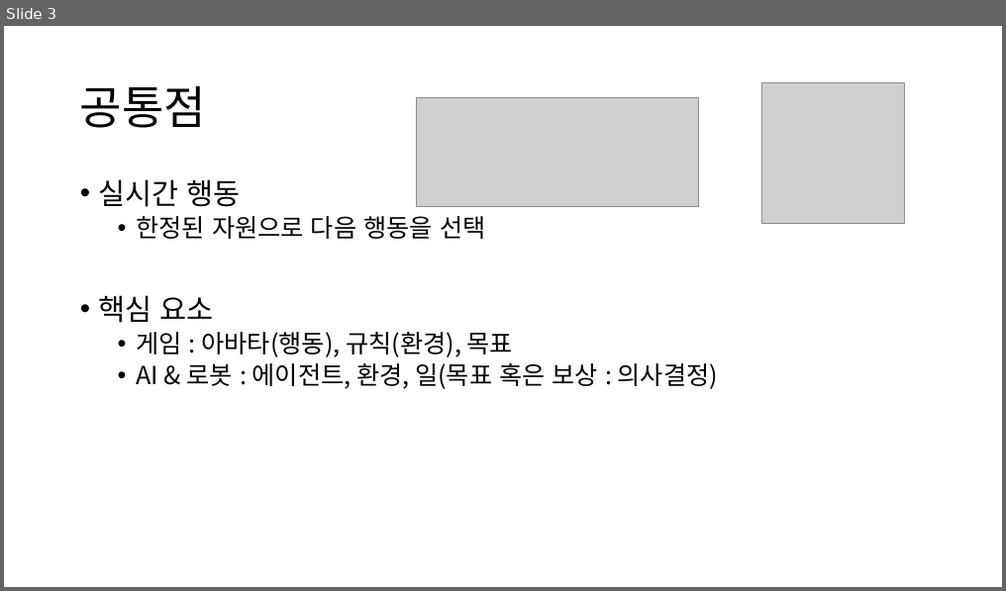
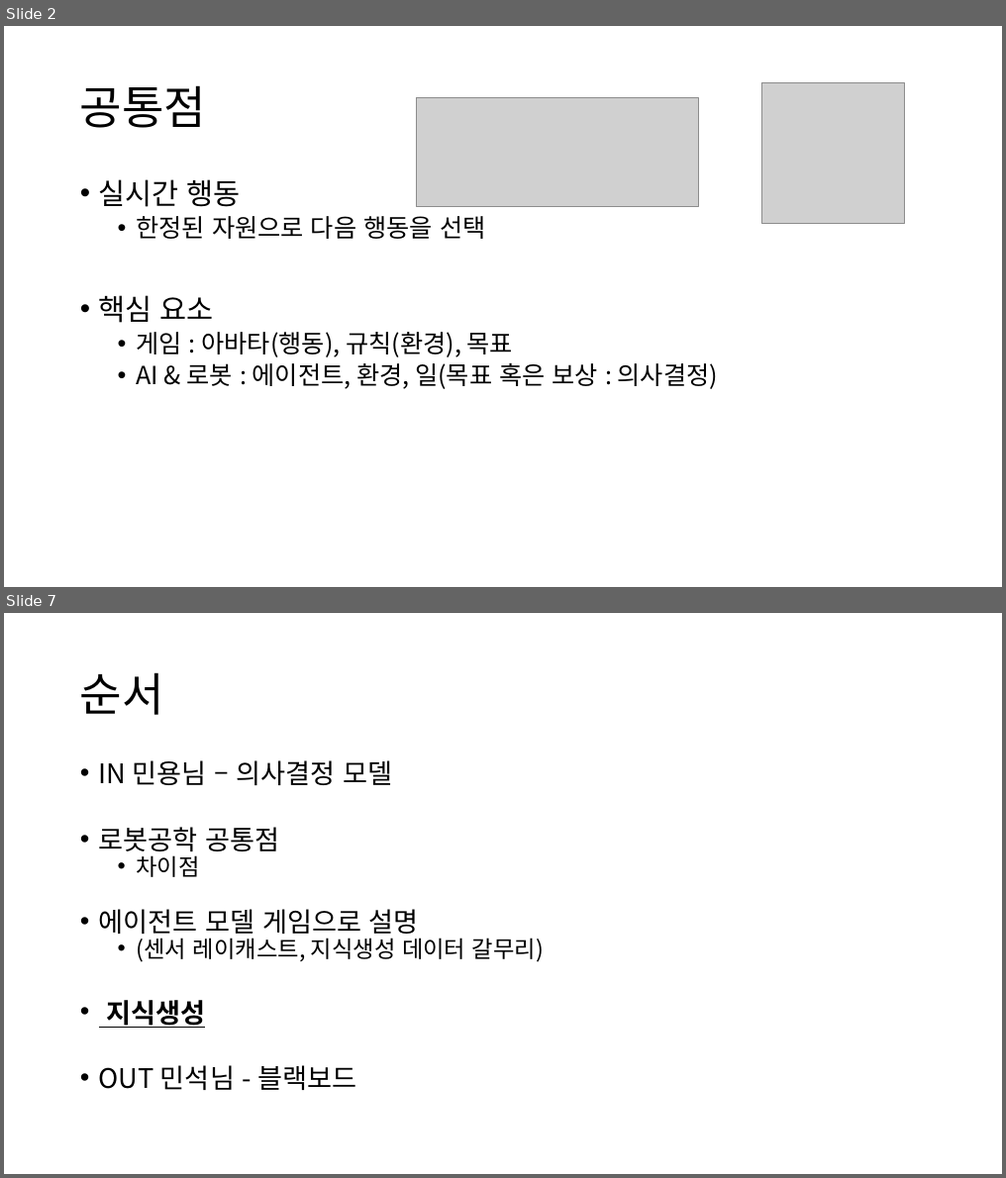
Before and after one commit to Niiok/inha_2021, a slide deck: Saturday/Oct30.pptx. Shown one above the other, each under a label of ours: slide 3 before the commit, slides 2 and 7 after it; the slides between them are not shown. The pictures are 1006x591 and 1006x1178 pixels, drawn with LibreOffice and Linux fonts; fonts in the diff are those of the drawing; grey boxes stand for pictures. Boxes give left, top, right and bottom in pixels: in the first picture for what was removed or moved away, otherwise in the second. Text is boxed around its words. In the diff, an @@ line names an element or a change of style, - is before the commit and + after.

```diff
--- a/Saturday/Oct30.pptx
+++ b/Saturday/Oct30.pptx
@@ slide 7 added at [4,613,1002,1174], background #FFFFFF @@
@@ title added at [80,672,164,715], 44 pt, text #000000 @@
+순서
@@ text added at [99,761,544,1090], 25.9 pt, text #000000 @@
+• IN 민용님 – 의사결정 모델
+• 로봇공학 공통점
+  • 차이점
+• 에이전트 모델 게임으로 설명
+  • (센서 레이캐스트, 지식생성 데이터 갈무리)
+• 지식생성
+• OUT 민석님 - 블랙보드
@@ what was slide 3 is now slide 2 @@
```
Also in this commit, not shown: 2 slides changed, 3 other slides added.
